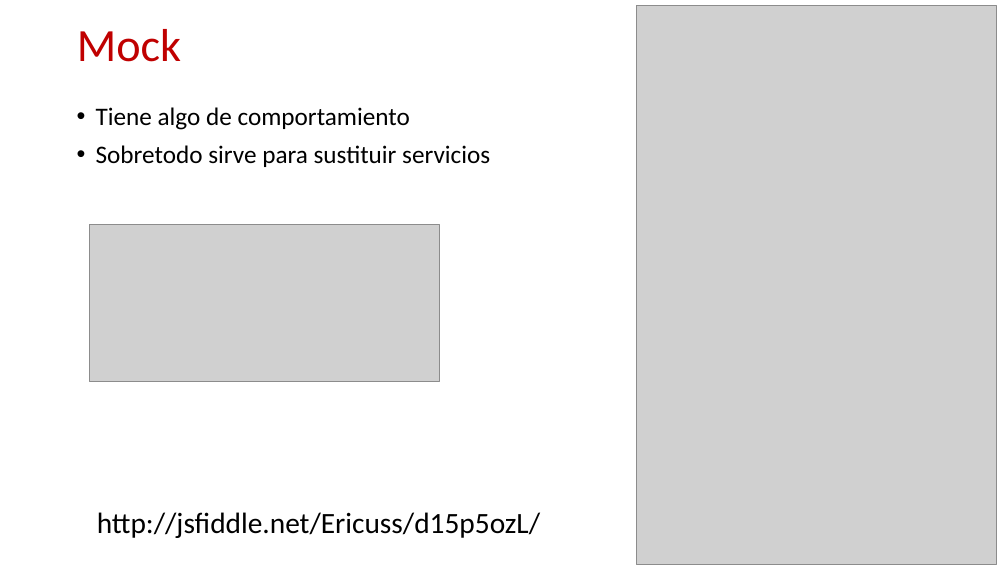
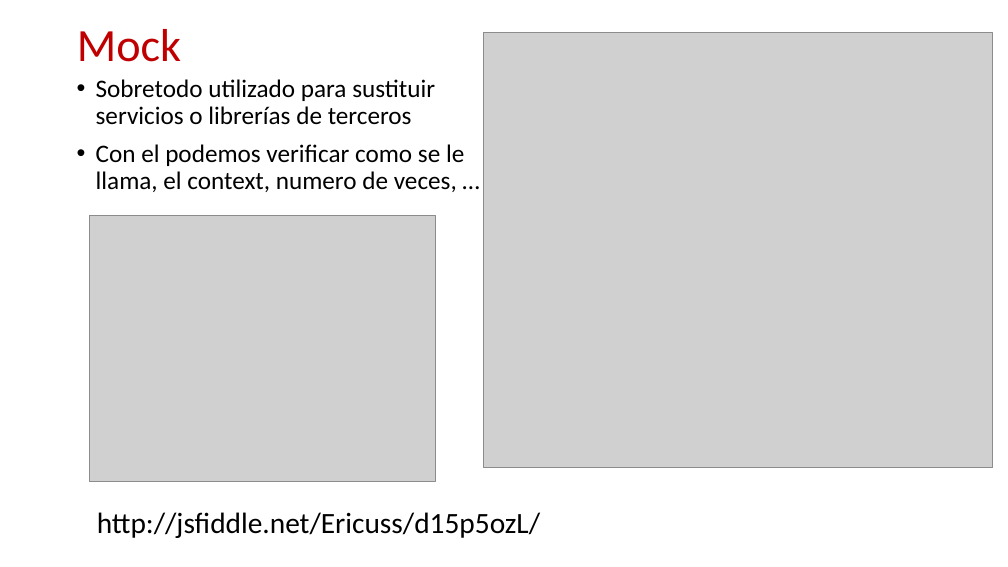
Before and after one commit to ericuss/TDD-Miercolex-Tokiota, a slide deck: slide 12 of Documentacion/jasmine.pptx. Drawn at 1008x567 pixels with LibreOffice and Linux fonts; fonts in the diff are those of the drawing; grey boxes stand for pictures; background and template pictures are left out. Boxes give left, top, right and bottom in pixels: in the first picture for what was removed or moved away, otherwise in the second. Text is boxed around its words. In the diff, an @@ line names an element or a change of style, - is before the commit and + after.

Commit message:
ppt

```diff
--- a/Documentacion/jasmine.pptx
+++ b/Documentacion/jasmine.pptx
@@ picture: place and size @@
-picture at (637, 6, 997, 564)
+picture at (483, 33, 993, 467)
@@ text at (96, 79, 464, 192): text changed @@
-• Tiene algo de comportamiento
-• Sobretodo sirve para sustituir servicios
+• Sobretodo utilizado para sustituir servicios o librerías de terceros
+• Con el podemos verificar como se le llama, el context, numero de veces, …
@@ picture: place and size @@
-picture at (89, 224, 439, 381)
+picture at (89, 215, 436, 481)
```
Also in this commit, not shown: 3 other slides changed, 1 slide added.
